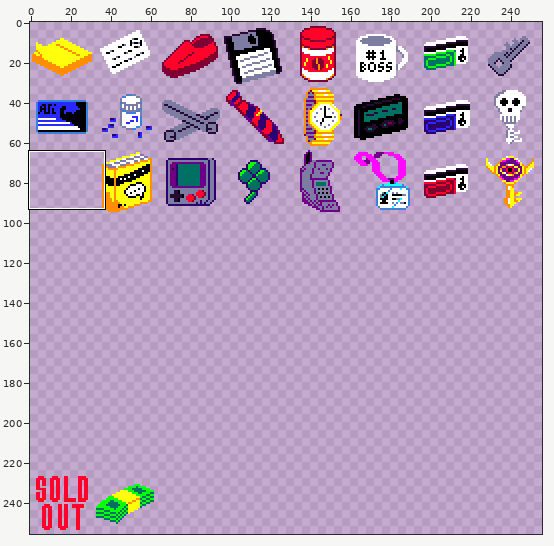
A pixel-art file gets an edit: textures/aseprite/items.aseprite. The first picture is a wide view before the edit; the outline marks the close-up.
Close-up. Old version:
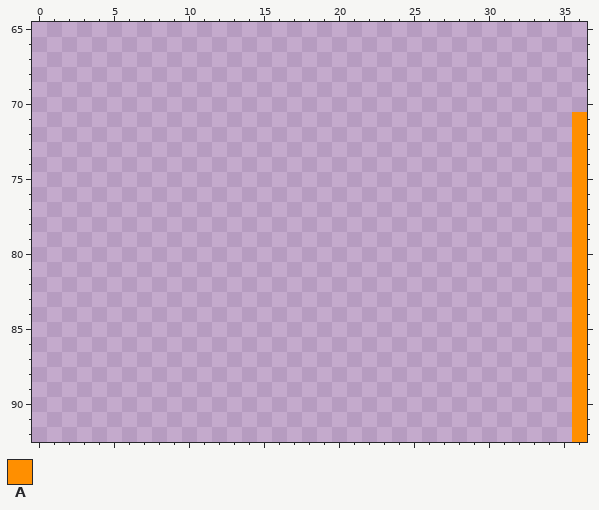
256x256 pixels, 1 frame. Shown: x 0..36, y 65..92.
Palette (. is transparent): A #ff8f00
Pixels before, first column x 36:
71 A
72 A
73 A
74 A
75 A
76 A
77 A
78 A
79 A
80 A
81 A
82 A
83 A
84 A
85 A
86 A
87 A
88 A
89 A
90 A
91 A
92 A
After:
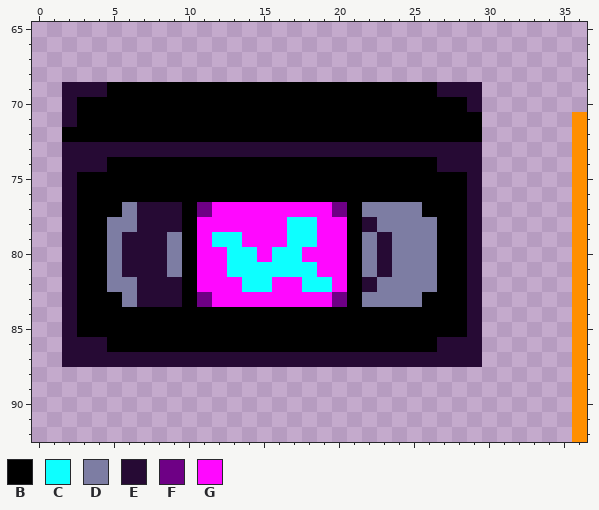
Colours new in this view: B #000000  C #0dffff  D #7d7da3  E #260a34  F #6e0085  G #ff08ff
The edit:
Layer "Layer 1":
y 69: x 2..29 ............................ -> EEEBBBBBBBBBBBBBBBBBBBBBBEEE
y 70: x 2..29 ............................ -> EBBBBBBBBBBBBBBBBBBBBBBBBBBE
y 71: x 2..29 ............................ -> EBBBBBBBBBBBBBBBBBBBBBBBBBBB
y 72: x 2..29 ............................ -> BBBBBBBBBBBBBBBBBBBBBBBBBBBB
y 73: x 2..29 ............................ -> EEEEEEEEEEEEEEEEEEEEEEEEEEEE
y 74: x 2..29 ............................ -> EEEBBBBBBBBBBBBBBBBBBBBBBEEE
y 75..76: x 2..29 ............................ -> EBBBBBBBBBBBBBBBBBBBBBBBBBBE
y 77: x 2..29 ............................ -> EBBBDEEEBFGGGGGGGGFBDDDDBBBE
y 78: x 2..29 ............................ -> EBBDDEEEBGGGGGGCCGGBEDDDDBBE
y 79: x 2..29 ............................ -> EBBDEEEDBGCCGGGCCGGBDEDDDBBE
y 80: x 2..29 ............................ -> EBBDEEEDBGGCCGCCGGGBDEDDDBBE
y 81: x 2..29 ............................ -> EBBDEEEDBGGCCCCCCGGBDEDDDBBE
y 82: x 2..29 ............................ -> EBBDDEEEBGGGCCGGCCGBEDDDDBBE
y 83: x 2..29 ............................ -> EBBBDEEEBFGGGGGGGGFBDDDDBBBE
y 84..85: x 2..29 ............................ -> EBBBBBBBBBBBBBBBBBBBBBBBBBBE
y 86: x 2..29 ............................ -> EEEBBBBBBBBBBBBBBBBBBBBBBEEE
y 87: x 2..29 ............................ -> EEEEEEEEEEEEEEEEEEEEEEEEEEEE
